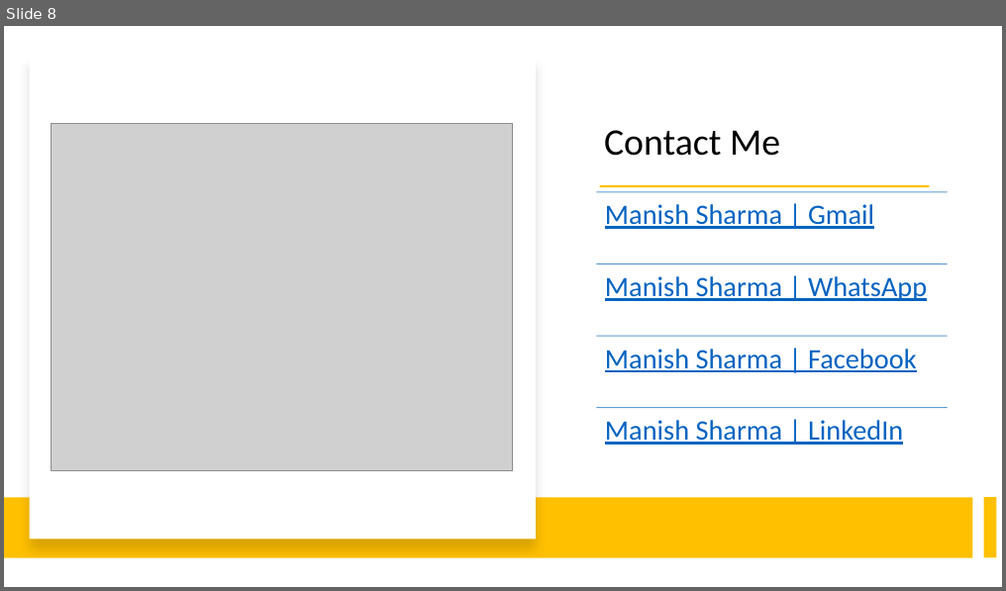
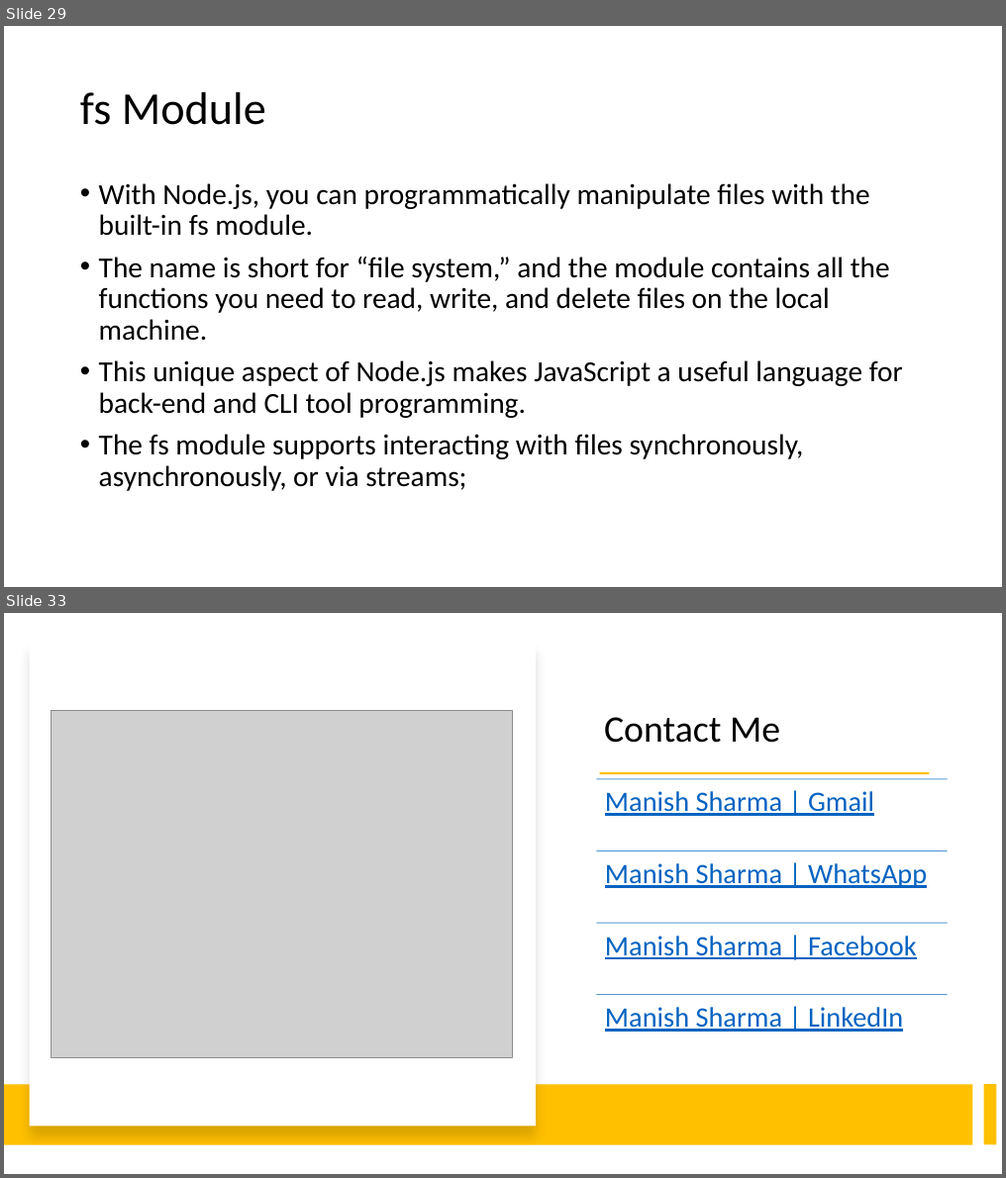
Before and after one commit to explore-with-manish/im-jan24, a slide deck: Node/Notes/Node.pptx. Shown one above the other, each under a label of ours: slide 8 before the commit, slides 29 and 33 after it; the slides between them are not shown. The pictures are 1006x591 and 1006x1178 pixels, drawn with LibreOffice and Linux fonts; fonts in the diff are those of the drawing; grey boxes stand for pictures. Boxes give left, top, right and bottom in pixels: in the first picture for what was removed or moved away, otherwise in the second. Text is boxed around its words. In the diff, an @@ line names an element or a change of style, - is before the commit and + after.

```diff
--- a/Node/Notes/Node.pptx
+++ b/Node/Notes/Node.pptx
@@ slide 29 added at [4,26,1002,587], background #FFFFFF @@
@@ title added at [80,92,266,125], 44 pt, text #000000 @@
+fs Module
@@ text added at [99,183,903,491], 28 pt, text #000000 @@
+• With Node.js, you can programmatically manipulate files with the built-in fs module.
+• The name is short for “file system,” and the module contains all the functions you need to read, write, and delete files on the local machine.
+• This unique aspect of Node.js makes JavaScript a useful language for back-end and CLI tool programming.
+• The fs module supports interacting with files synchronously, asynchronously, or via streams;
@@ what was slide 8 is now slide 33 @@
```
Also in this commit, not shown: 24 other slides added, 2 other files.
